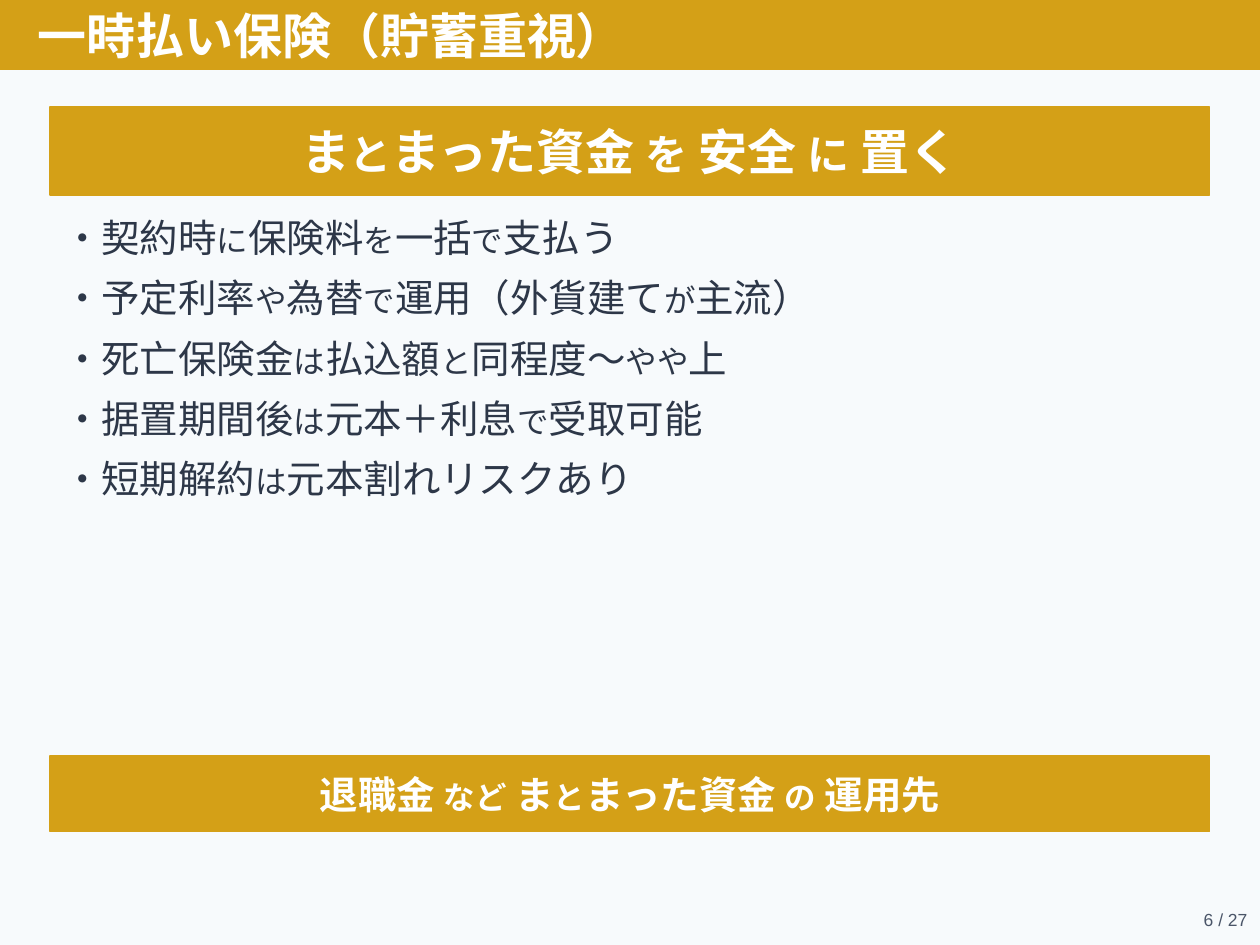
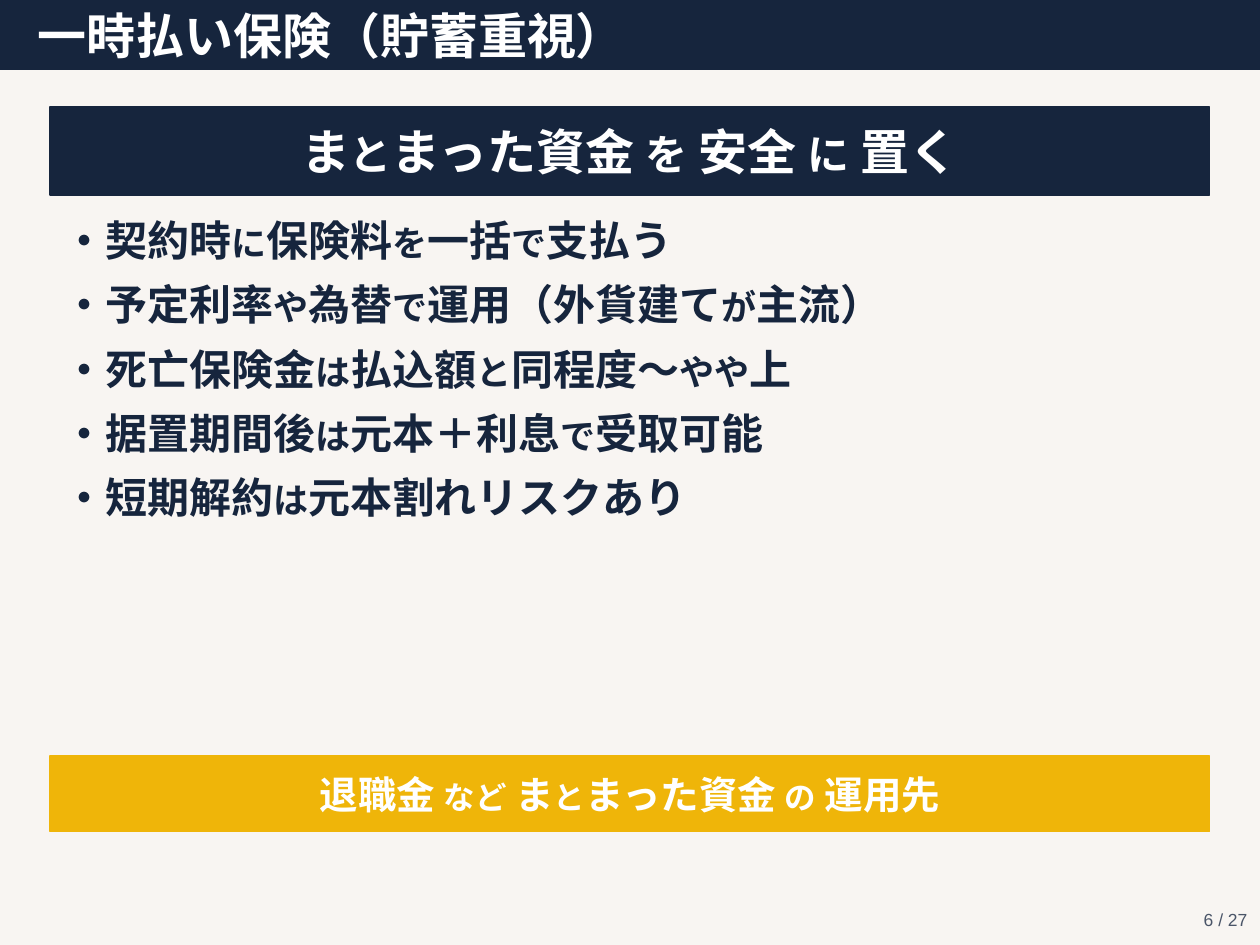
Before and after one commit to love2u2aya/seminar-hoken-vs-nisa, a slide deck: slide 6 of seminar_slides.pptx. Drawn at 1260x945 pixels with LibreOffice and Linux fonts; fonts in the diff are those of the drawing. Boxes give left, top, right and bottom in pixels: in the first picture for what was removed or moved away, otherwise in the second. Text is boxed around its words. In the diff, an @@ line names an element or a change of style, - is before the commit and + after.

```diff
--- a/seminar_slides.pptx
+++ b/seminar_slides.pptx
@@ background #F7FAFC to #F8F5F2 @@
@@ rectangle at (0,0,1260,69): fill #D4A017 to #16253D; outline #D4A017 1 pt to #16253D 1 pt @@
@@ rectangle at (50,107,1210,195): fill #D4A017 to #16253D; outline #D4A017 1 pt to #16253D 1 pt @@
@@ text "・契約時に保険料を一括で支払う" at (63,220,882,517): size 22 to 24 pt, size 18 to 20 pt in "・契約時に保険料を一括で支払う", "・予定利率や為替で運用（外貨建てが主流）", "・死亡保険金は払込額と同程度〜やや上", "・据置期間後は元本＋利息で受取可能" and 1 more places; text colour #2D3748 to #16253D, bold on @@
@@ rectangle at (50,756,1210,832): fill #D4A017 to #EFB509; outline #D4A017 1 pt to #EFB509 1 pt @@
```
Also in this commit, not shown: 26 other slides changed, 2 other files.
